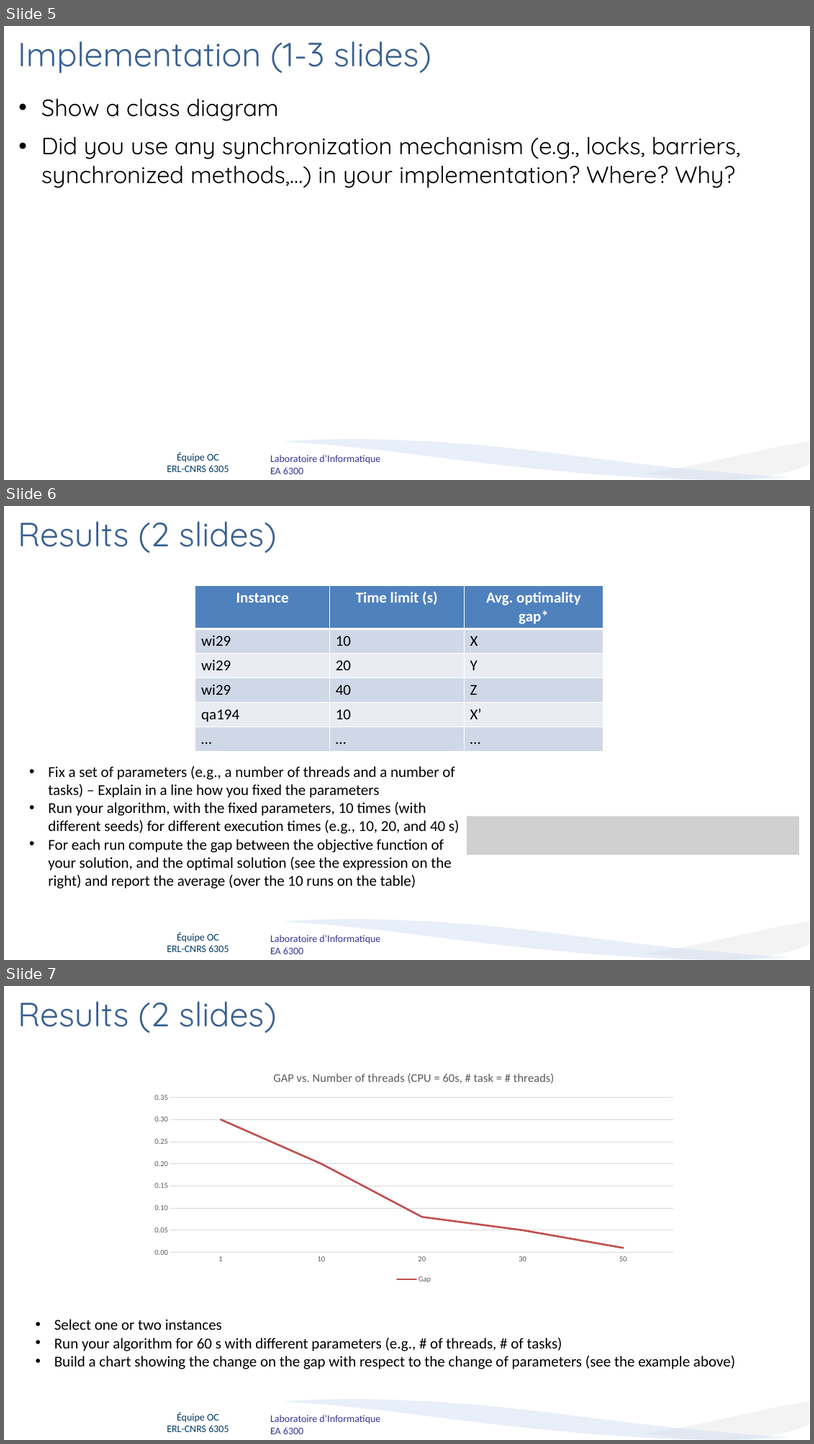
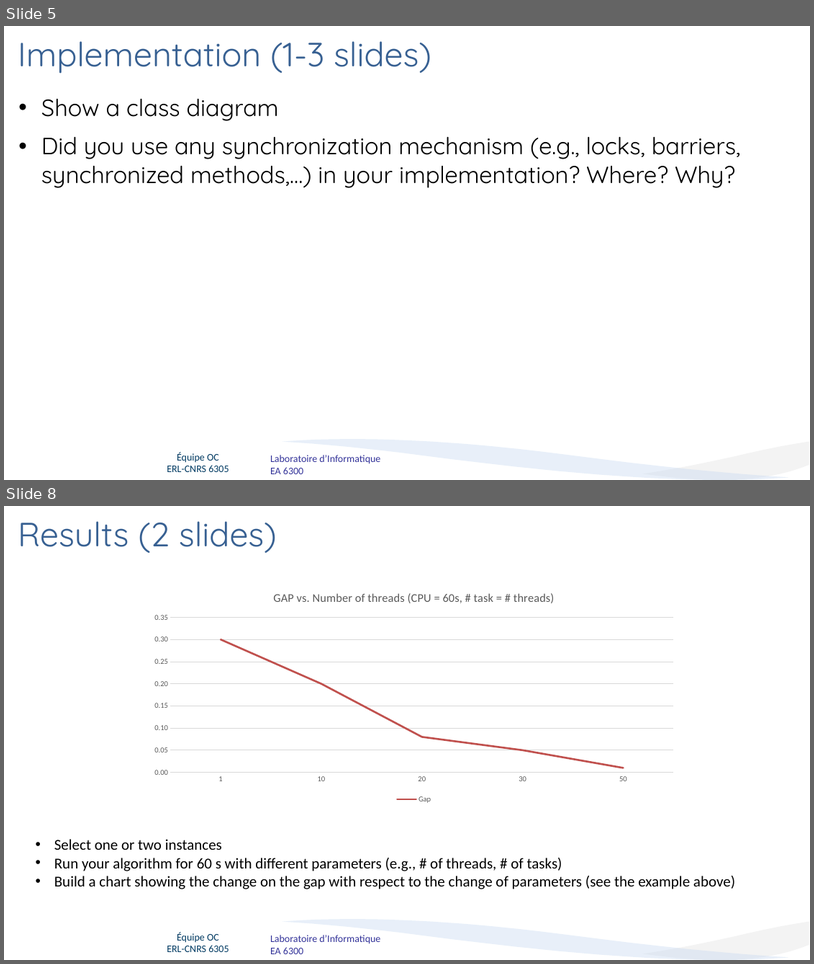
Before and after one commit to T0mat1/ASR_TSP, a slide deck: presentation.pptx. Shown one above the other, each under a label of ours: slides 5, 6 and 7 before the commit, slides 5 and 8 after it; the slides between them are not shown. The pictures are 814x1444 and 814x964 pixels, drawn with LibreOffice and Linux fonts; fonts in the diff are those of the drawing; grey boxes stand for pictures; background and template pictures are left out. Boxes give left, top, right and bottom in pixels: in the first picture for what was removed or moved away, otherwise in the second. Text is boxed around its words. In the diff, an @@ line names an element or a change of style, - is before the commit and + after.

```diff
--- a/presentation.pptx
+++ b/presentation.pptx
@@ slide 6 removed at bbox=[4, 506, 810, 960], background #FFFFFF; not listed: 4 template elements that a slide beside it also shows @@
@@ title removed at bbox=[18, 521, 277, 553] @@
-Results (2 slides)
@@ table removed at bbox=[196, 585, 604, 750], 6 rows, 3 columns @@
-Instance | Time limit (s) | Avg. optimality gap*
-wi29 | 10 | X
-wi29 | 20 | Y
-wi29 | 40 | Z
-qa194 | 10 | X’
-… | … | …
@@ text removed at bbox=[48, 766, 460, 888] @@
-• Fix a set of parameters (e.g., a number of threads and a number of tasks) – Explain in a line how you fixed the parameters
-• Run your algorithm, with the fixed parameters, 10 times (with different seeds) for different execution times (e.g., 10, 20, and 40 s)
-• For each run compute the gap between the objective function of your solution, and the optimal solution (see the expression on the right) and report the average (over the 10 runs on the table)
@@ picture removed at bbox=[467, 816, 800, 854] @@
@@ what was slide 7 is now slide 8 @@
```
Also in this commit, not shown: 2 slides added, 3 other files.
